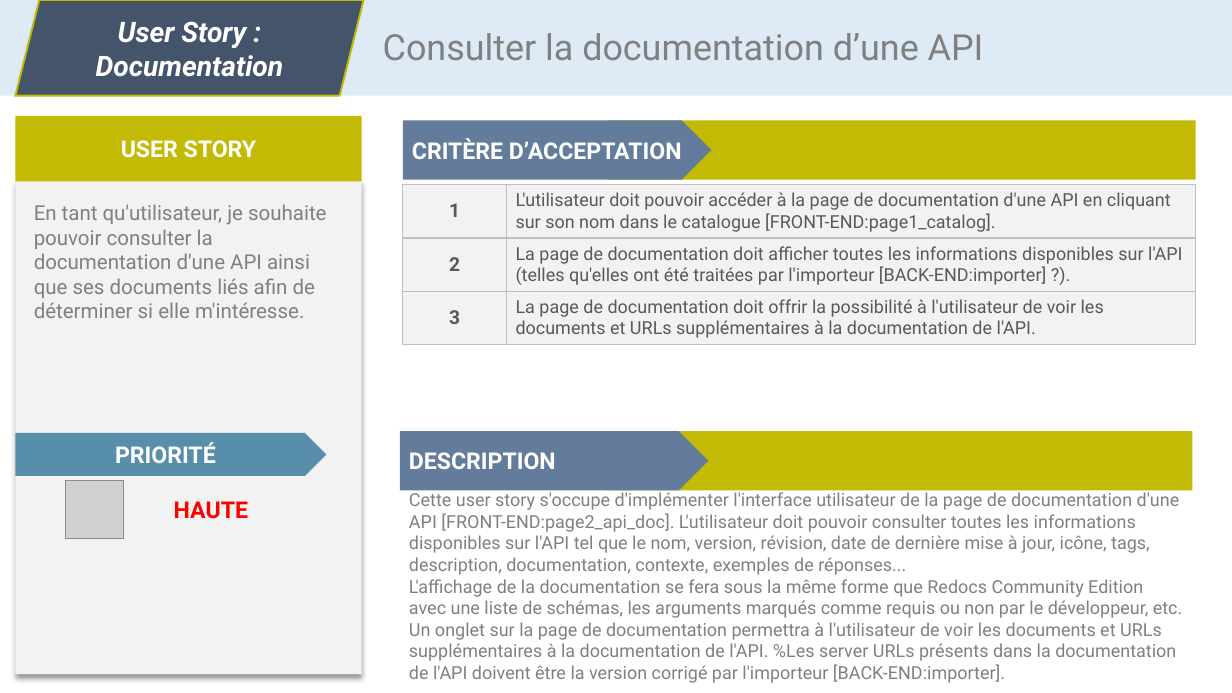
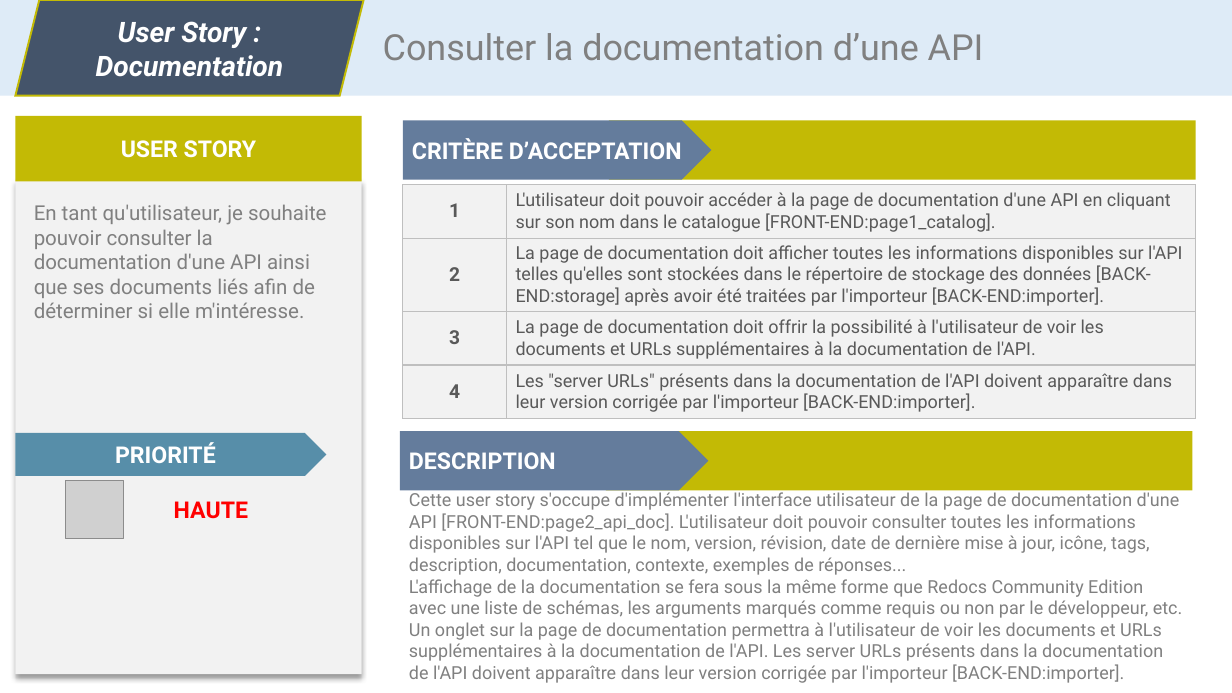
Before and after one commit to CC4K/api-catalog-development, a slide deck: slide 5 of reports/S3-User-Stories/user-stories-dev.odp. Drawn at 1232x693 pixels with LibreOffice and Linux fonts; fonts in the diff are those of the drawing; grey boxes stand for pictures. Boxes give left, top, right and bottom in pixels: in the first picture for what was removed or moved away, otherwise in the second. Text is boxed around its words. In the diff, an @@ line names an element or a change of style, - is before the commit and + after.

```diff
--- a/reports/S3-User-Stories/user-stories-dev.odp
+++ b/reports/S3-User-Stories/user-stories-dev.odp
@@ table at (403, 185, 1195, 418) @@
-row 2, column 2: La page de documentation doit afficher toutes les informations disponibles sur l'API (telles qu'elles ont été traitées par l'importeur [BACK-END:importer] ?).
+row 2, column 2: La page de documentation doit afficher toutes les informations disponibles sur l'API telles qu'elles sont stockées dans le répertoire de stockage des données [BACK-END:storage] après avoir été traitées par l'importeur [BACK-END:importer].
+row 4: 4 | Les "server URLs" présents dans la documentation de l'API doivent apparaître dans leur version corrigée par l'importeur [BACK-END:importer].
@@ text at (409, 579, 1183, 683): text changed @@
-L'affichage de la documentation se fera sous la même forme que Redocs Community Edition avec une liste de schémas, les arguments marqués comme requis ou non par le développeur, etc. Un onglet sur la page de documentation permettra à l'utilisateur de voir les documents et URLs supplémentaires à la documentation de l'API. %Les server URLs présents dans la documentation de l'API doivent être la version corrigé par l'importeur [BACK-END:importer].
+L'affichage de la documentation se fera sous la même forme que Redocs Community Edition avec une liste de schémas, les arguments marqués comme requis ou non par le développeur, etc. Un onglet sur la page de documentation permettra à l'utilisateur de voir les documents et URLs supplémentaires à la documentation de l'API. Les server URLs présents dans la documentation de l'API doivent apparaître dans leur version corrigée par l'importeur [BACK-END:importer].
```
Also in this commit, not shown: 5 other slides changed, 2 other files.
